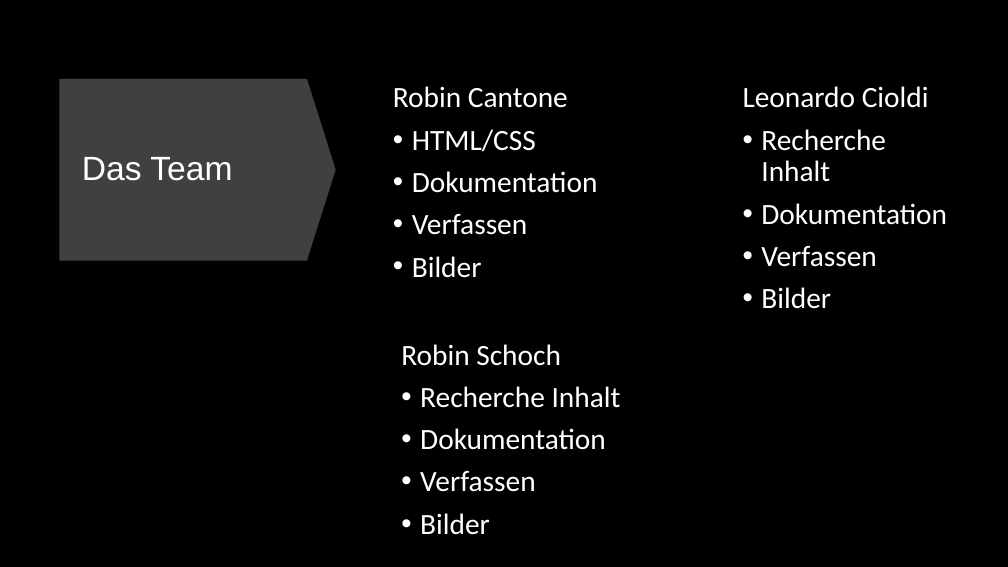
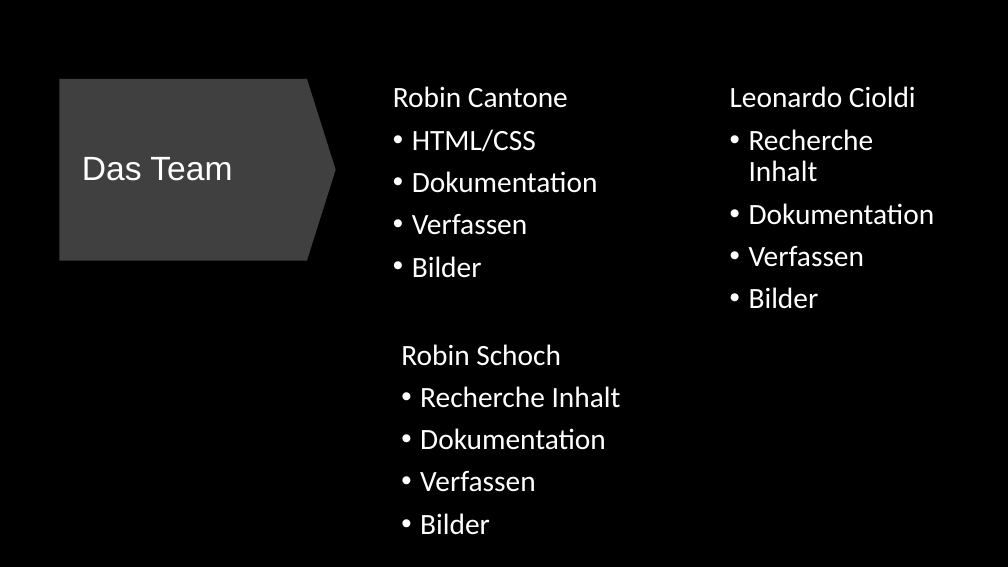
Before and after one commit to PhantomDancer1/Modul_431_Webpage, a slide deck: slide 4 of Modul Präsentation.pptx. Drawn at 1008x567 pixels with LibreOffice and Linux fonts; fonts in the diff are those of the drawing. Boxes give left, top, right and bottom in pixels: in the first picture for what was removed or moved away, otherwise in the second. Text is boxed around its words. In the diff, an @@ line names an element or a change of style, - is before the commit and + after.

```diff
--- a/Modul Präsentation.pptx
+++ b/Modul Präsentation.pptx
@@ text "Leonardo Cioldi": place and size @@
-text "Leonardo Cioldi" at (743, 86, 947, 309)
+text "Leonardo Cioldi" at (730, 86, 935, 309)
```
Also in this commit, not shown: 2 other slides changed, 2 slides added, 1 slide removed, 1 other file.
